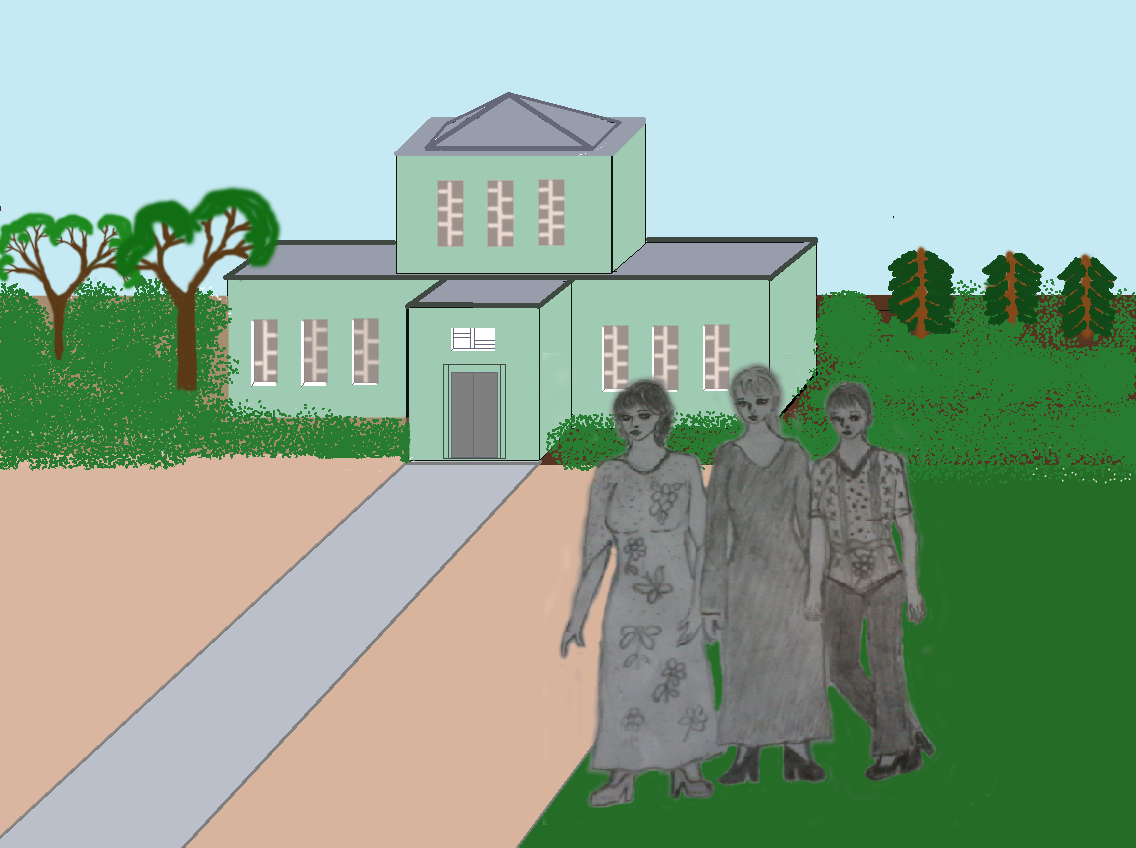
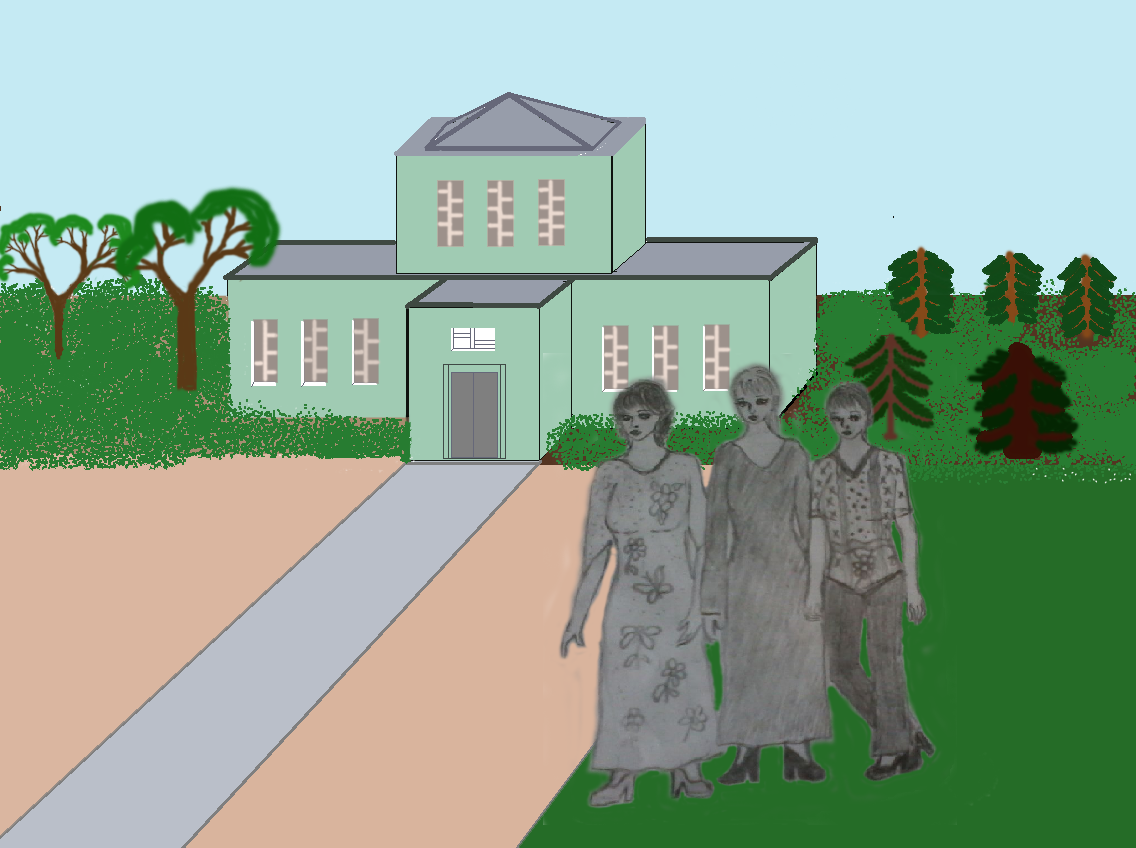
The second 1136 x 848 image is a revision of the first. Changes to its layers:
painted on "Слой 5" over bbox(902, 345, 1081, 459)
added layer "Слой 6" above "Слой 4" over bbox(843, 334, 1081, 438)
painted on "Слой 4" over bbox(843, 330, 1073, 459)
painted on "Слой 1" over bbox(0, 274, 1116, 466)
